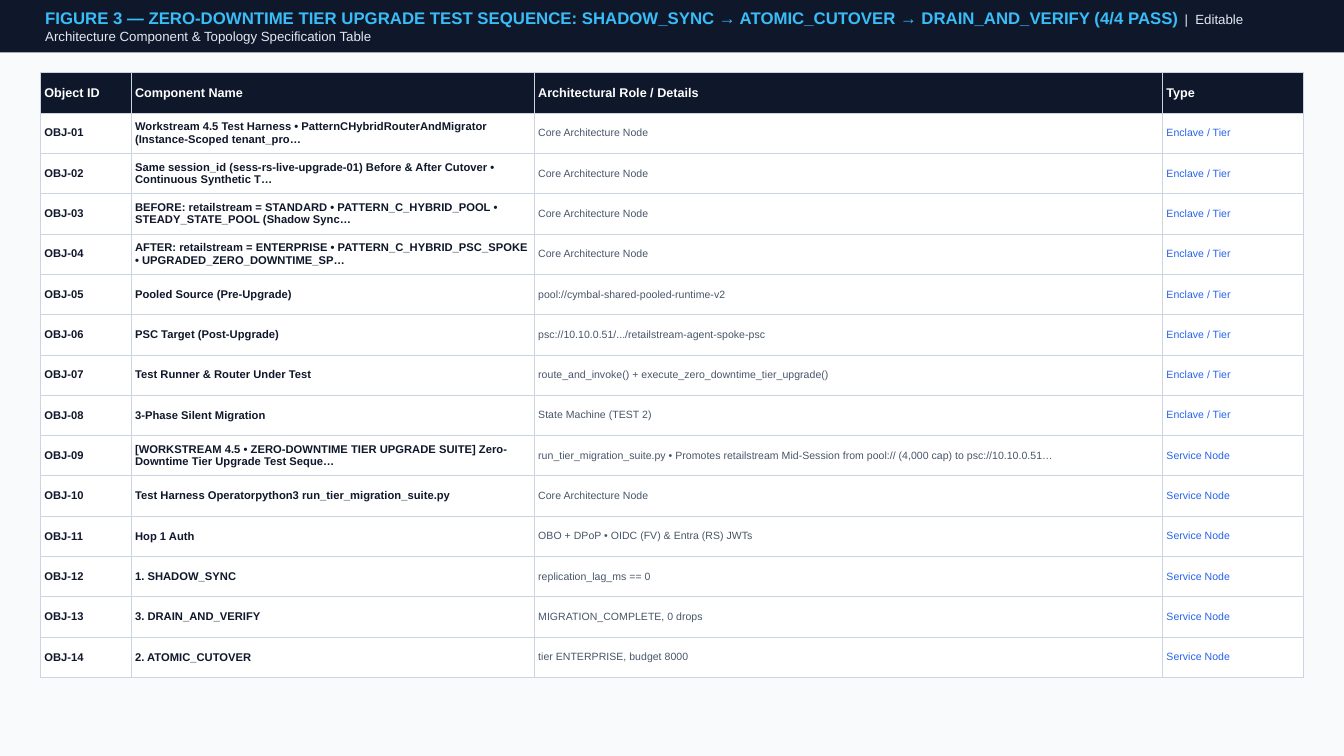
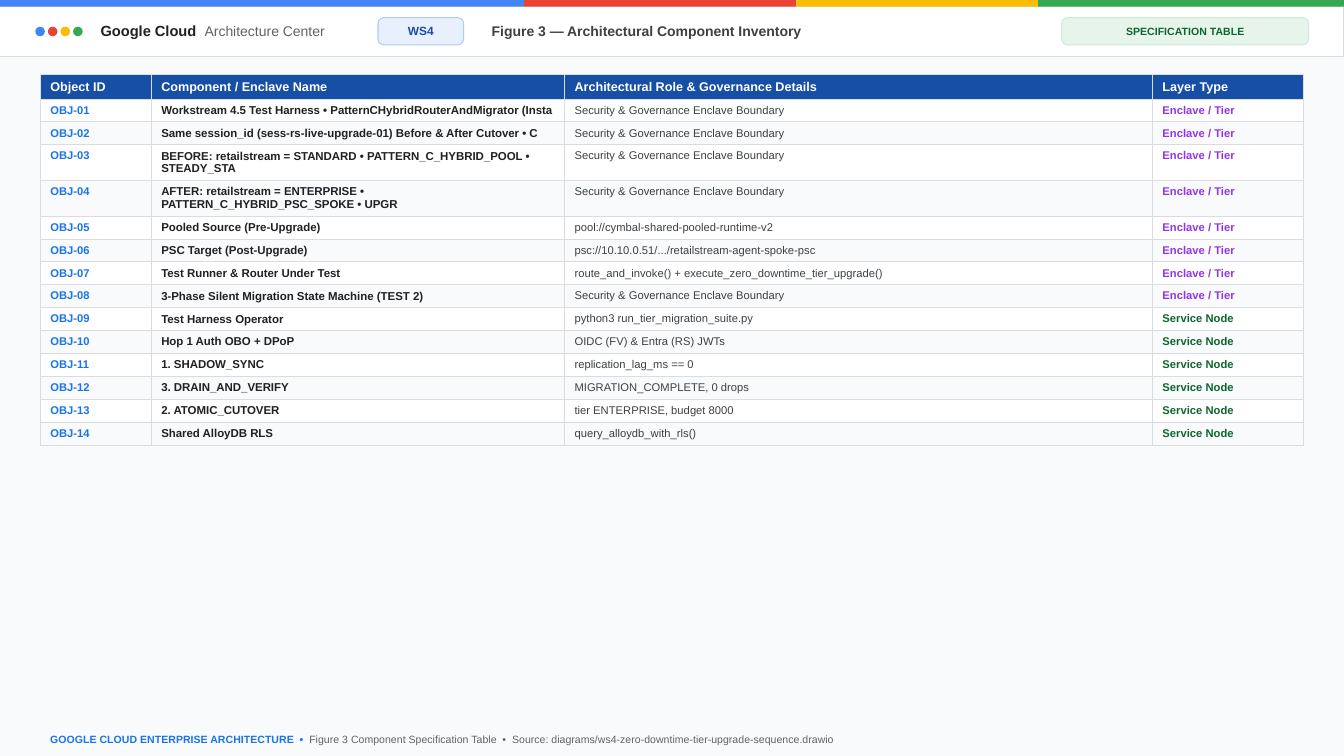
Before and after one commit to nitinaggarwal-12/blogs, a slide deck: slide 49 of slides/geap-multi-tenancy-all-workstreams-editable-slides.pptx. Drawn at 1344x756 pixels with LibreOffice and Linux fonts; fonts in the diff are those of the drawing. Boxes give left, top, right and bottom in pixels: in the first picture for what was removed or moved away, otherwise in the second. Text is boxed around its words. In the diff, an @@ line names an element or a change of style, - is before the commit and + after.

Commit message:
feat(slides+portal): add PromptCanvas Cloud Viewer & Open with Google Slides/Docs split-pill, fix Google Slides OOXML text-box shrink/insets & arrowheads, sync 6 decks + 6 blogs to Drive v3

```diff
--- a/slides/geap-multi-tenancy-all-workstreams-editable-slides.pptx
+++ b/slides/geap-multi-tenancy-all-workstreams-editable-slides.pptx
@@ rectangle: place and size @@
-rectangle at [0, 0, 1344, 52]
+rectangle at [0, 7, 1344, 56]
@@ rectangle at [0, 7, 1344, 56]: fill #0F172A to #FFFFFF; outline none to #DADCE0 0.75 pt @@
@@ rectangle added at [0, 0, 524, 7], fill #4285F4 @@
@@ ellipse added at [35, 27, 45, 37], fill #4285F4 @@
@@ text removed at [45, 12, 1243, 44] @@
-FIGURE 3 — ZERO-DOWNTIME TIER UPGRADE TEST SEQUENCE: SHADOW_SYNC → ATOMIC_CUTOVER → DRAIN_AND_VERIFY (4/4 PASS) | Editable Architecture Component & Topology Specification Table
@@ ellipse added at [47, 27, 57, 37], fill #EA4335 @@
@@ ellipse added at [60, 27, 71, 37], fill #FBBC04 @@
@@ ellipse added at [73, 27, 83, 37], fill #34A853 @@
@@ text added at [101, 25, 325, 39], 10 pt, text #5F6368 @@
+Google Cloud Architecture Center
@@ rounded rectangle added at [378, 17, 464, 44], fill #E8F0FE, outline #AECBFA 0.75 pt @@
@@ text added at [408, 27, 434, 35], 8.5 pt, text #174EA6, bold @@
+WS4
@@ text added at [492, 26, 801, 39], 10 pt, text #3C4043, bold @@
+Figure 3 — Architectural Component Inventory
@@ rectangle added at [524, 0, 797, 7], fill #EA4335 @@
@@ rectangle added at [797, 0, 1038, 7], fill #FBBC04 @@
@@ rectangle added at [1038, 0, 1344, 7], fill #34A853 @@
@@ rounded rectangle added at [1062, 17, 1309, 44], fill #E6F4EA, outline #CEEAD6 0.75 pt @@
@@ text added at [1126, 27, 1244, 35], 7.5 pt, text #0D652D, bold @@
+SPECIFICATION TABLE
@@ table at [40, 75, 1304, 444] @@
-row 1: Object ID | Component Name | Architectural Role / Details | Type
+row 1: Object ID | Component / Enclave Name | Architectural Role & Governance Details | Layer Type
-row 2, column 2: Workstream 4.5 Test Harness • PatternCHybridRouterAndMigrator (Instance-Scoped tenant_pro…
+row 2, column 2: Workstream 4.5 Test Harness • PatternCHybridRouterAndMigrator (Insta
-row 2, column 3: Core Architecture Node
+row 2, column 3: Security & Governance Enclave Boundary
-row 3, column 2: Same session_id (sess-rs-live-upgrade-01) Before & After Cutover • Continuous Synthetic T…
+row 3, column 2: Same session_id (sess-rs-live-upgrade-01) Before & After Cutover • C
-row 3, column 3: Core Architecture Node
+row 3, column 3: Security & Governance Enclave Boundary
-row 4, column 2: BEFORE: retailstream = STANDARD • PATTERN_C_HYBRID_POOL • STEADY_STATE_POOL (Shadow Sync…
+row 4, column 2: BEFORE: retailstream = STANDARD • PATTERN_C_HYBRID_POOL • STEADY_STA
-row 4, column 3: Core Architecture Node
+row 4, column 3: Security & Governance Enclave Boundary
-row 5, column 2: AFTER: retailstream = ENTERPRISE • PATTERN_C_HYBRID_PSC_SPOKE • UPGRADED_ZERO_DOWNTIME_SP…
+row 5, column 2: AFTER: retailstream = ENTERPRISE • PATTERN_C_HYBRID_PSC_SPOKE • UPGR
-row 5, column 3: Core Architecture Node
+row 5, column 3: Security & Governance Enclave Boundary
-row 9, column 2: 3-Phase Silent Migration
+row 9, column 2: 3-Phase Silent Migration State Machine (TEST 2)
-row 9, column 3: State Machine (TEST 2)
+row 9, column 3: Security & Governance Enclave Boundary
-row 10, column 2: [WORKSTREAM 4.5 • ZERO-DOWNTIME TIER UPGRADE SUITE] Zero-Downtime Tier Upgrade Test Seque…
+row 10, column 2: Test Harness Operator
-row 10, column 3: run_tier_migration_suite.py • Promotes retailstream Mid-Session from pool:// (4,000 cap) to psc://10.10.0.51…
+row 10, column 3: python3 run_tier_migration_suite.py
-row 11, column 2: Test Harness Operatorpython3 run_tier_migration_suite.py
+row 11, column 2: Hop 1 Auth OBO + DPoP
-row 11, column 3: Core Architecture Node
+row 11, column 3: OIDC (FV) & Entra (RS) JWTs
-row 12, column 2: Hop 1 Auth
+row 12, column 2: 1. SHADOW_SYNC
-row 12, column 3: OBO + DPoP • OIDC (FV) & Entra (RS) JWTs
+row 12, column 3: replication_lag_ms == 0
-row 13, column 2: 1. SHADOW_SYNC
+row 13, column 2: 3. DRAIN_AND_VERIFY
-row 13, column 3: replication_lag_ms == 0
+row 13, column 3: MIGRATION_COMPLETE, 0 drops
-row 14, column 2: 3. DRAIN_AND_VERIFY
+row 14, column 2: 2. ATOMIC_CUTOVER
-row 14, column 3: MIGRATION_COMPLETE, 0 drops
+row 14, column 3: tier ENTERPRISE, budget 8000
-row 15, column 2: 2. ATOMIC_CUTOVER
+row 15, column 2: Shared AlloyDB RLS
-row 15, column 3: tier ENTERPRISE, budget 8000
+row 15, column 3: query_alloydb_with_rls()
@@ fill #0F172A to #174EA6 in row 1 @@
@@ fill #FFFFFF to #F8FAFC in 28 cells @@
@@ text colour #0F172A to #1A73E8 in "OBJ-01", "OBJ-02", "OBJ-03", "OBJ-04" and 10 more places @@
@@ size 7.5 to 8 pt in "Enclave / Tier", "Enclave / Tier", "Enclave / Tier", "Enclave / Tier" and 13 more places @@
@@ text colour #2563EB to #9334E6 in "Enclave / Tier", "Enclave / Tier", "Enclave / Tier", "Enclave / Tier" and 4 more places @@
@@ bold on in "Enclave / Tier", "Enclave / Tier", "Enclave / Tier", "Enclave / Tier" and 10 more places @@
@@ size 8 to 8.2 pt, text colour #0F172A to #202124 in "Pooled Source (Pre-Upgrade)", "PSC Target (Post-Upgrade)", "Test Runner & Router Under Test" @@
@@ text colour #475569 to #3C4043 in "pool://cymbal-shared-pooled-runtime-v2", "psc://10.10.0.51/.../retailstream-agent-spoke-psc", "route_and_invoke() + execute_zero_downtime_tier_upgrade()" @@
@@ text colour #2563EB to #0D652D in "Service Node", "Service Node", "Service Node", "Service Node" and 2 more places @@
@@ borders changed @@
@@ text added at [50, 735, 833, 745], 7.5 pt, text #5F6368 @@
+GOOGLE CLOUD ENTERPRISE ARCHITECTURE • Figure 3 Component Specification Table • Source: diagrams/ws4-zero-downtime-tier-upgrade-sequence.drawio
```
Also in this commit, not shown: 46 other slides changed, 13 slides added, 13 slides removed, 17 other files.
